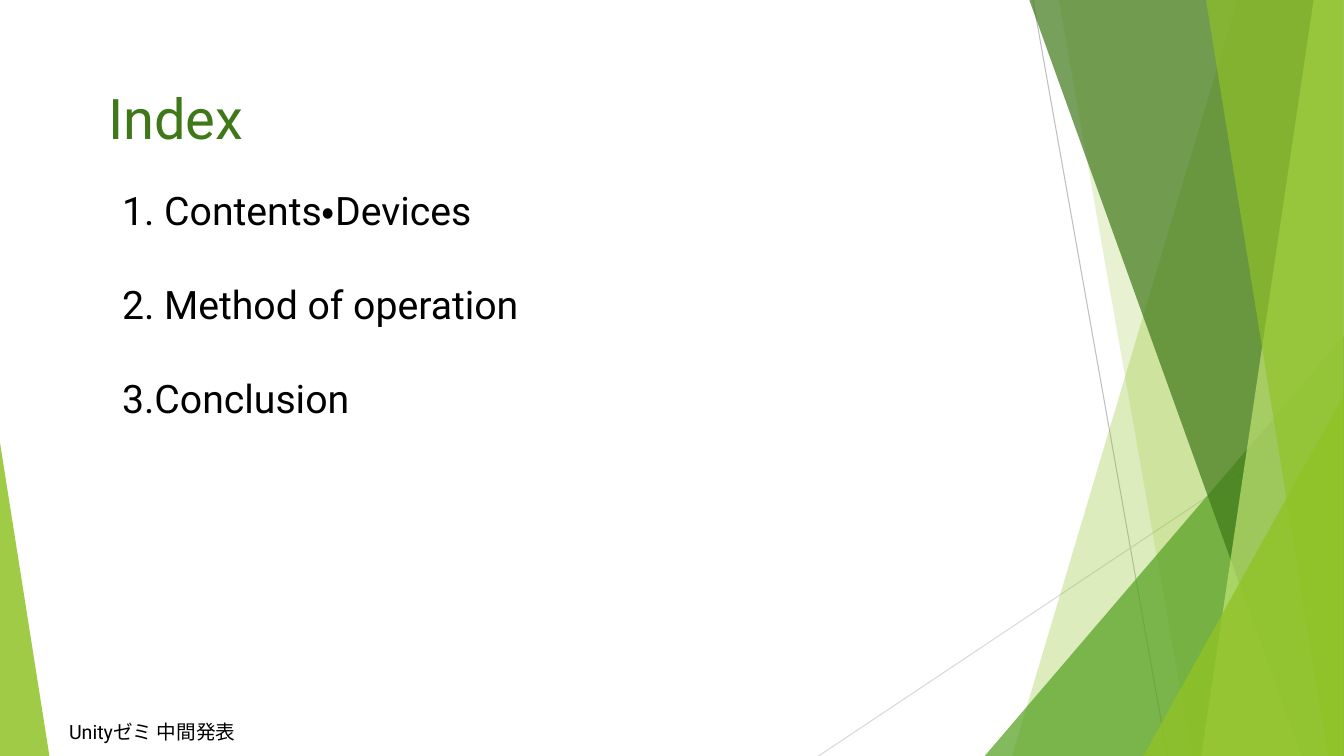
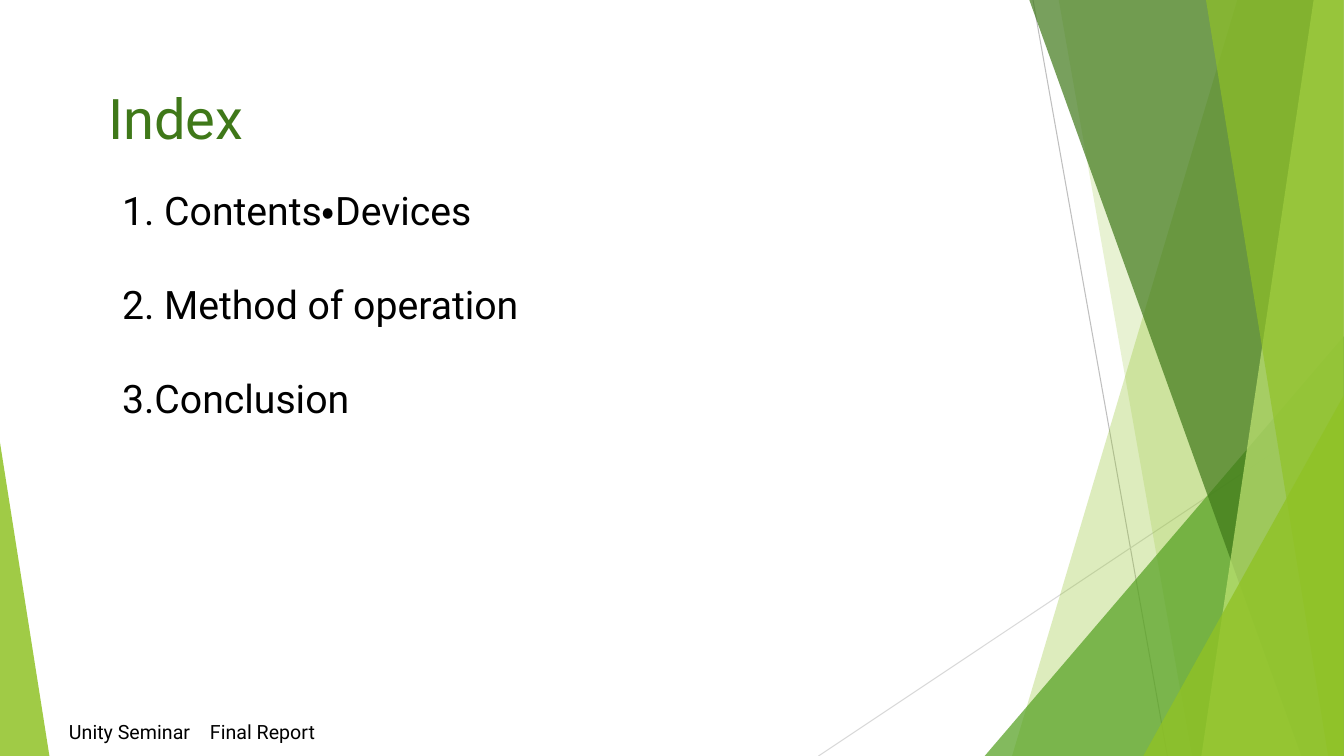
Before and after one commit to UnitySeminarAGroup/Unity_Seminar_A_Group, a slide deck: slide 2 of Unityゼミ最終発表用プレゼン.pptx. Drawn at 1344x756 pixels with LibreOffice and Linux fonts; fonts in the diff are those of the drawing. Boxes give left, top, right and bottom in pixels: in the first picture for what was removed or moved away, otherwise in the second. Text is boxed around its words. In the diff, an @@ line names an element or a change of style, - is before the commit and + after.

```diff
--- a/Unityゼミ最終発表用プレゼン.pptx
+++ b/Unityゼミ最終発表用プレゼン.pptx
@@ text at (69,724,315,744): text changed @@
-Unityゼミ 中間発表
+Unity Seminar Final Report
```
Also in this commit, not shown: 2 other slides changed, 5 slides added, 5 slides removed, 2 other files.
